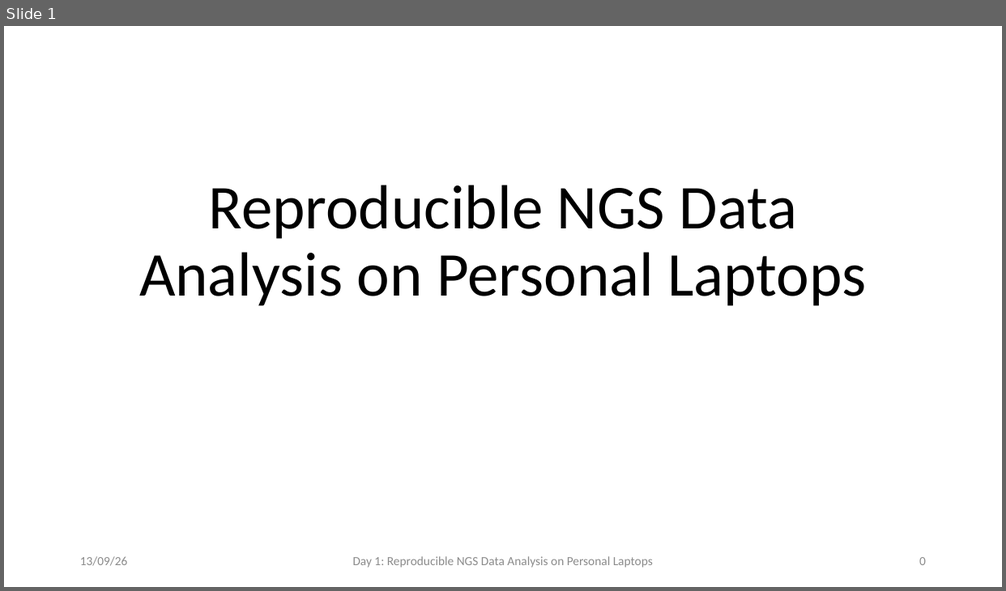
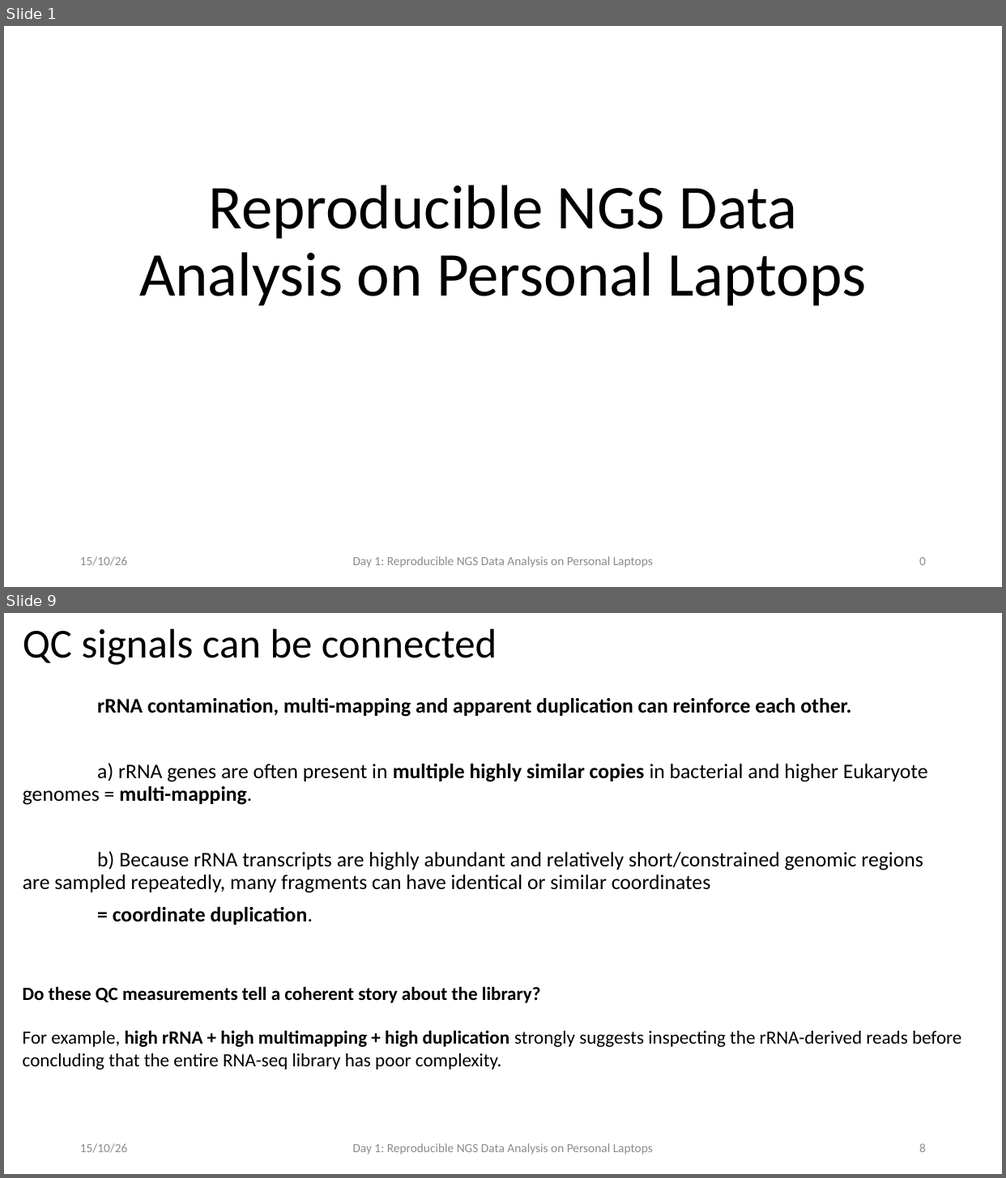
Before and after one commit to fgualdr/reproducible-ngs-workshop, a slide deck: power_point/Day4.pptx. Shown one above the other, each under a label of ours: slide 1 before the commit, slides 1 and 9 after it; the slides between them are not shown. The pictures are 1006x591 and 1006x1178 pixels, drawn with LibreOffice and Linux fonts; fonts in the diff are those of the drawing. Boxes give left, top, right and bottom in pixels: in the first picture for what was removed or moved away, otherwise in the second. Text is boxed around its words. In the diff, an @@ line names an element or a change of style, - is before the commit and + after.

Commit message:
Full update additional QC and Full sample design

```diff
--- a/power_point/Day4.pptx
+++ b/power_point/Day4.pptx
@@ slide 9 added at [4, 613, 1002, 1174], background #FFFFFF @@
@@ title added at [23, 628, 496, 665], 39.6 pt, text #000000 @@
+QC signals can be connected
@@ text added at [23, 698, 928, 925], 20 pt, text #000000 @@
+rRNA contamination, multi-mapping and apparent duplication can reinforce each other.
+a) rRNA genes are often present in multiple highly similar copies in bacterial and higher Eukaryote genomes = multi-mapping.
+b) Because rRNA transcripts are highly abundant and relatively short/constrained genomic regions are sampled repeatedly, many fragments can have identical or similar coordinates
+= coordinate duplication.
@@ text added at [23, 986, 541, 1003], 18 pt, text #000000, bold @@
+Do these QC measurements tell a coherent story about the library?
@@ text added at [23, 1030, 961, 1070], 18 pt, text #000000 @@
+For example, high rRNA + high multimapping + high duplication strongly suggests inspecting the rRNA-derived reads before concluding that the entire RNA-seq library has poor complexity.
@@ text added at [80, 1144, 128, 1153], 12 pt, text #8C8C8C @@
+15/10/26
@@ text added at [353, 1144, 653, 1155], 12 pt, text #8C8C8C @@
+Day 1: Reproducible NGS Data Analysis on Personal Laptops
@@ page number added at [919, 1144, 926, 1152], 12 pt, text #8C8C8C @@
+8
@@ slide 1 changed as well @@
@@ text at [80, 557, 128, 566]: text changed @@
-13/09/26
+15/10/26
```
Also in this commit, not shown: 9 other slides added, 19 other files.
